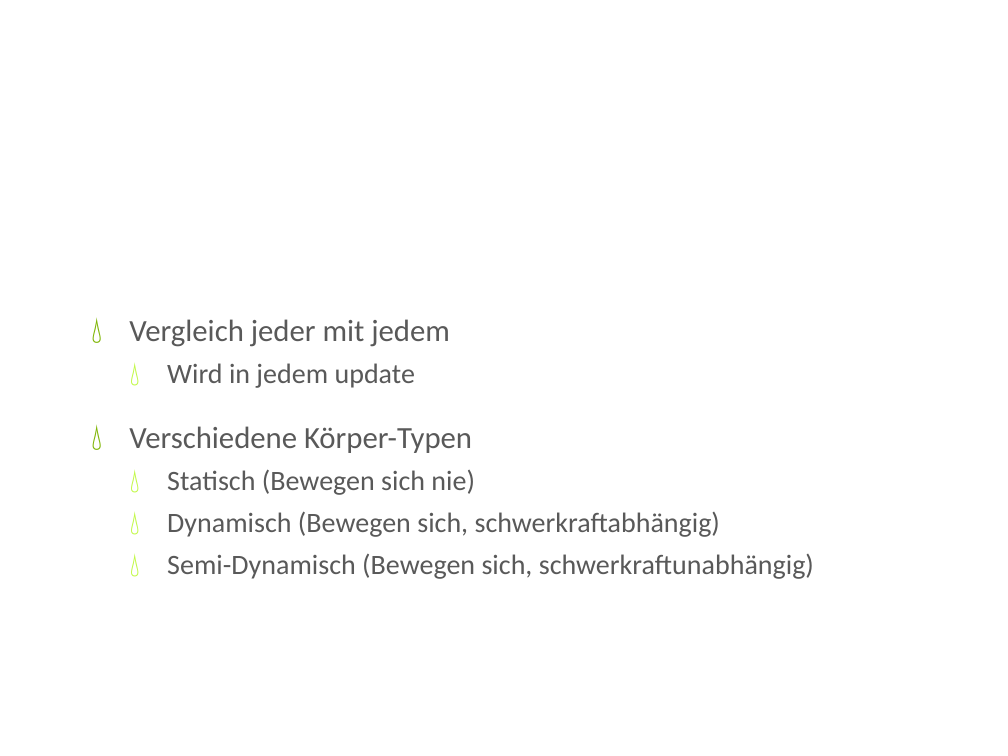
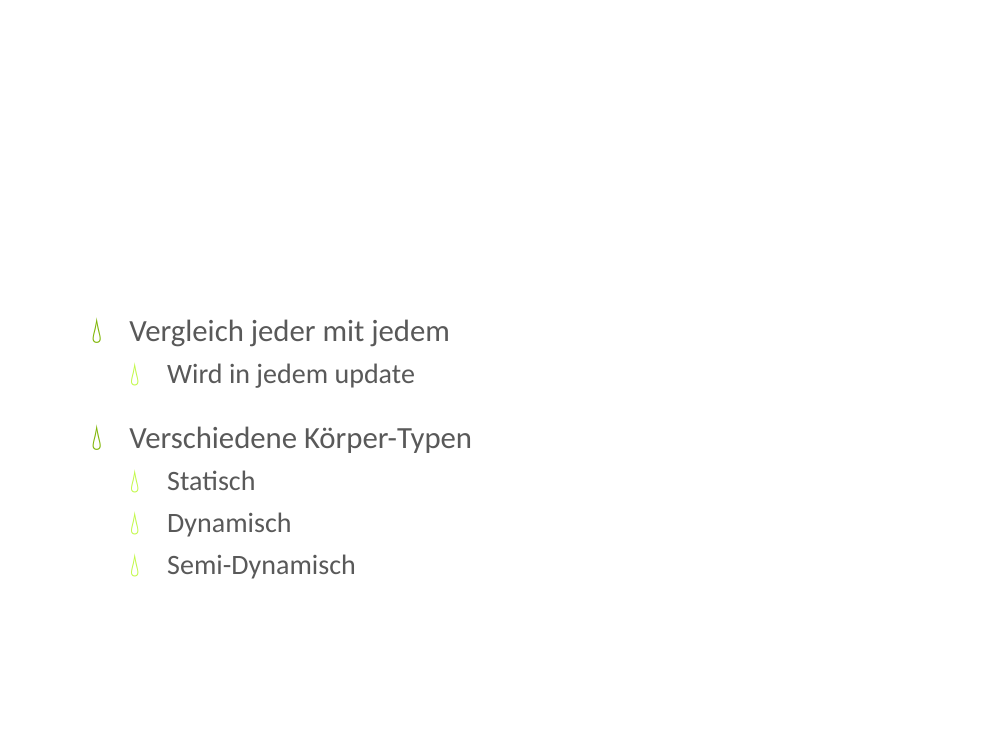
Before and after one commit to iluuu1994/Super-Mario-Bros, a slide deck: slide 30 of Resources/docs/CGR Präsentation.pptx. Drawn at 1008x756 pixels with LibreOffice and Linux fonts; fonts in the diff are those of the drawing; background and template pictures are left out. Boxes give left, top, right and bottom in pixels: in the first picture for what was removed or moved away, otherwise in the second. Text is boxed around its words. In the diff, an @@ line names an element or a change of style, - is before the commit and + after.

Commit message:
Update präsi

```diff
--- a/Resources/docs/CGR Präsentation.pptx
+++ b/Resources/docs/CGR Präsentation.pptx
@@ text at (167, 470, 356, 579): text changed @@
-  💧 Statisch (Bewegen sich nie)
-  💧 Dynamisch (Bewegen sich, schwerkraftabhängig)
-  💧 Semi-Dynamisch (Bewegen sich, schwerkraftunabhängig)
+  💧 Statisch
+  💧 Dynamisch
+  💧 Semi-Dynamisch
```
Also in this commit, not shown: 4 other slides changed.
